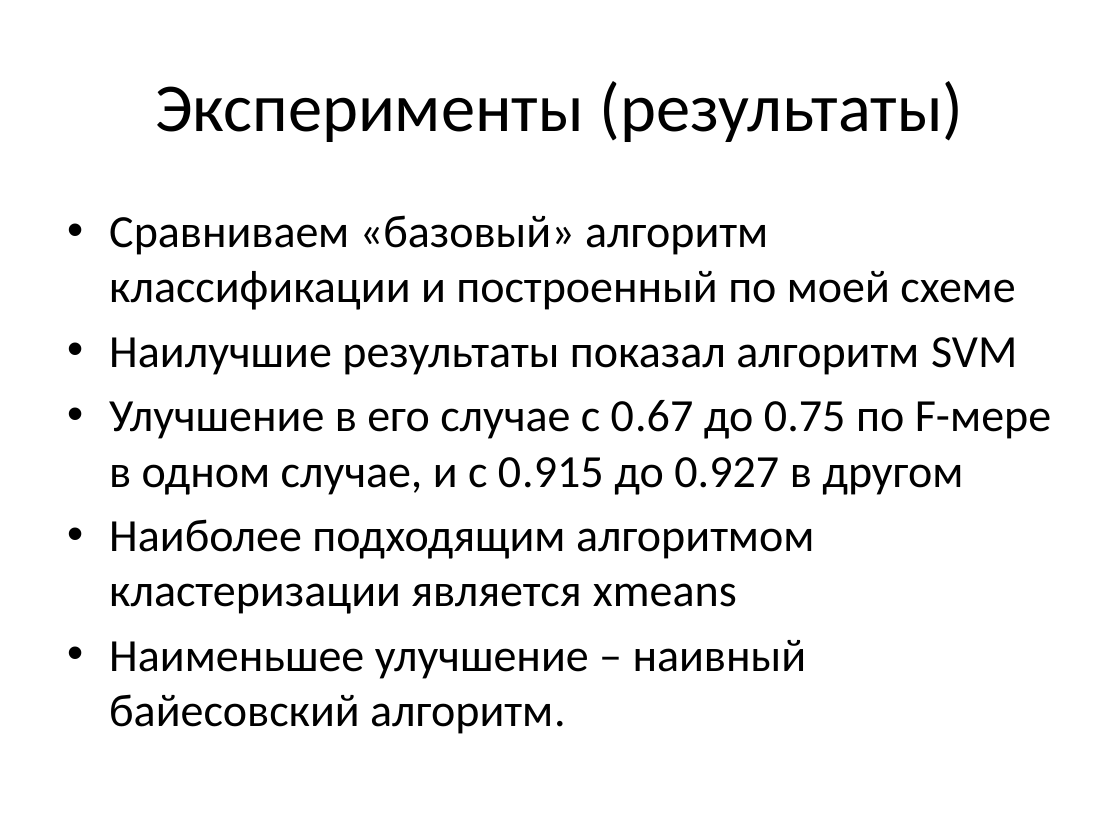
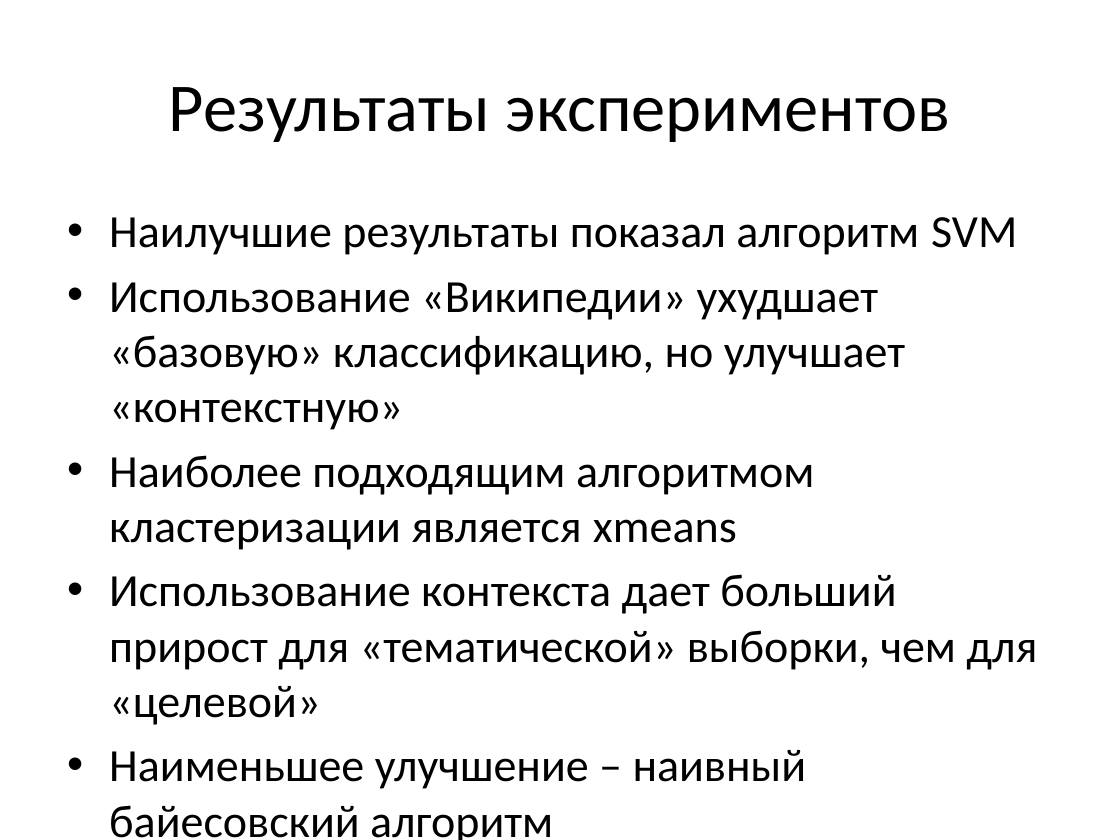
Before and after one commit to ttim/Diploma, a slide deck: slide 10 of docs/diploma.pptx (slide 8 before the commit). Drawn at 1120x840 pixels with LibreOffice and Linux fonts; fonts in the diff are those of the drawing. Boxes give left, top, right and bottom in pixels: in the first picture for what was removed or moved away, otherwise in the second. Text is boxed around its words. In the diff, an @@ line names an element or a change of style, - is before the commit and + after.

Commit message:
presentation is updated

```diff
--- a/docs/diploma.pptx
+++ b/docs/diploma.pptx
@@ title at (169,87,950,142): text changed @@
-Эксперименты (результаты)
+Результаты экспериментов
@@ text at (109,215,1015,310): paragraph removed @@
-• Сравниваем «базовый» алгоритм классификации и построенный по моей схеме
@@ text at (109,282,905,430): text changed @@
-• Улучшение в его случае с 0.67 до 0.75 по F-мере в одном случае, и с 0.915 до 0.927 в другом
+• Использование «Википедии» ухудшает «базовую» классификацию, но улучшает «контекстную»
@@ text at (109,574,1037,840): text changed @@
-• Наименьшее улучшение – наивный байесовский алгоритм.
+• Использование контекста дает больший прирост для «тематической» выборки, чем для «целевой»
+• Наименьшее улучшение – наивный байесовский алгоритм
```
Also in this commit, not shown: 5 other slides changed, 3 slides added, 1 other file.
